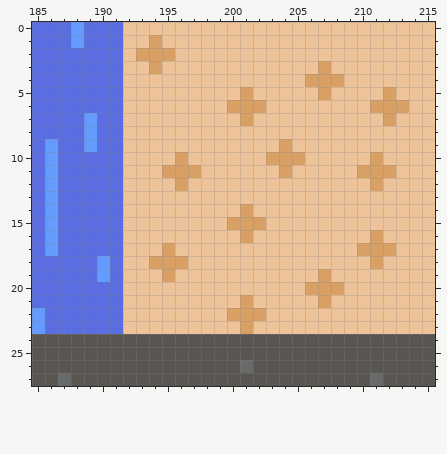
A pixel-art file gets an edit: graphics/tileset.ase. Above, as it was before the edit.
216x168 pixels, 1 frame. Colours within 5 levels of each other are drawn and written as one. Shown: x 185..215, y 0..27.
Now the later version:
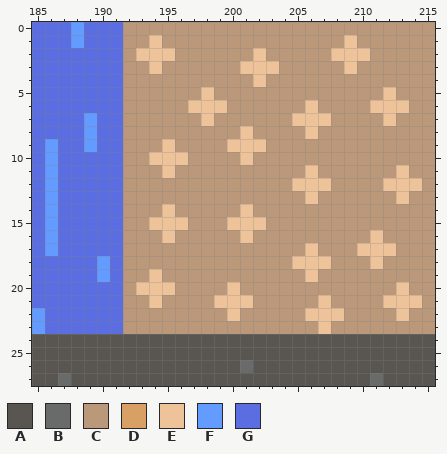
Palette (. is transparent): A #595652  B #696a6a  C #ba9879  D #d9a066  E #eec39a  F #639bff  G #5b6ee1
The exact change:
@@ x 185..215 @@
- 0 GGGFGGGEEEEEEEEEEEEEEEEEEEEEEEE
- 1 GGGFGGGEEDEEEEEEEEEEEEEEEEEEEEE
- 2 GGGGGGGEDDDEEEEEEEEEEEEEEEEEEEE
- 3 GGGGGGGEEDEEEEEEEEEEEEDEEEEEEEE
- 4 GGGGGGGEEEEEEEEEEEEEEDDDEEEEEEE
- 5 GGGGGGGEEEEEEEEEDEEEEEDEEEEDEEE
- 6 GGGGGGGEEEEEEEEDDDEEEEEEEEDDDEE
- 7 GGGGFGGEEEEEEEEEDEEEEEEEEEEDEEE
- 8 GGGGFGGEEEEEEEEEEEEEEEEEEEEEEEE
- 9 GFGGFGGEEEEEEEEEEEEDEEEEEEEEEEE
-10 GFGGGGGEEEEDEEEEEEDDDEEEEEDEEEE
-11 GFGGGGGEEEDDDEEEEEEDEEEEEDDDEEE
-12 GFGGGGGEEEEDEEEEEEEEEEEEEEDEEEE
-13 GFGGGGGEEEEEEEEEEEEEEEEEEEEEEEE
-14 GFGGGGGEEEEEEEEEDEEEEEEEEEEEEEE
-15 GFGGGGGEEEEEEEEDDDEEEEEEEEEEEEE
-16 GFGGGGGEEEEEEEEEDEEEEEEEEEDEEEE
-17 GFGGGGGEEEDEEEEEEEEEEEEEEDDDEEE
-18 GGGGGFGEEDDDEEEEEEEEEEEEEEDEEEE
-19 GGGGGFGEEEDEEEEEEEEEEEDEEEEEEEE
-20 GGGGGGGEEEEEEEEEEEEEEDDDEEEEEEE
-21 GGGGGGGEEEEEEEEEDEEEEEDEEEEEEEE
-22 FGGGGGGEEEEEEEEDDDEEEEEEEEEEEEE
-23 FGGGGGGEEEEEEEEEDEEEEEEEEEEEEEE
+ 0 GGGFGGGCCCCCCCCCCCCCCCCCCCCCCCC
+ 1 GGGFGGGCCECCCCCCCCCCCCCCECCCCCC
+ 2 GGGGGGGCEEECCCCCCECCCCCEEECCCCC
+ 3 GGGGGGGCCECCCCCCEEECCCCCECCCCCC
+ 4 GGGGGGGCCCCCCCCCCECCCCCCCCCCCCC
+ 5 GGGGGGGCCCCCCECCCCCCCCCCCCCECCC
+ 6 GGGGGGGCCCCCEEECCCCCCECCCCEEECC
+ 7 GGGGFGGCCCCCCECCCCCCEEECCCCECCC
+ 8 GGGGFGGCCCCCCCCCECCCCECCCCCCCCC
+ 9 GFGGFGGCCCECCCCEEECCCCCCCCCCCCC
+10 GFGGGGGCCEEECCCCECCCCCCCCCCCCCC
+11 GFGGGGGCCCECCCCCCCCCCECCCCCCECC
+12 GFGGGGGCCCCCCCCCCCCCEEECCCCEEEC
+13 GFGGGGGCCCCCCCCCCCCCCECCCCCCECC
+14 GFGGGGGCCCECCCCCECCCCCCCCCCCCCC
+15 GFGGGGGCCEEECCCEEECCCCCCCCCCCCC
+16 GFGGGGGCCCECCCCCECCCCCCCCCECCCC
+17 GFGGGGGCCCCCCCCCCCCCCECCCEEECCC
+18 GGGGGFGCCCCCCCCCCCCCEEECCCECCCC
+19 GGGGGFGCCECCCCCCCCCCCECCCCCCCCC
+20 GGGGGGGCEEECCCCECCCCCCCCCCCCECC
+21 GGGGGGGCCECCCCEEECCCCCECCCCEEEC
+22 FGGGGGGCCCCCCCCECCCCCEEECCCCECC
+23 FGGGGGGCCCCCCCCCCCCCCCECCCCCCCC
 24 AAAAAAAAAAAAAAAAAAAAAAAAAAAAAAA
